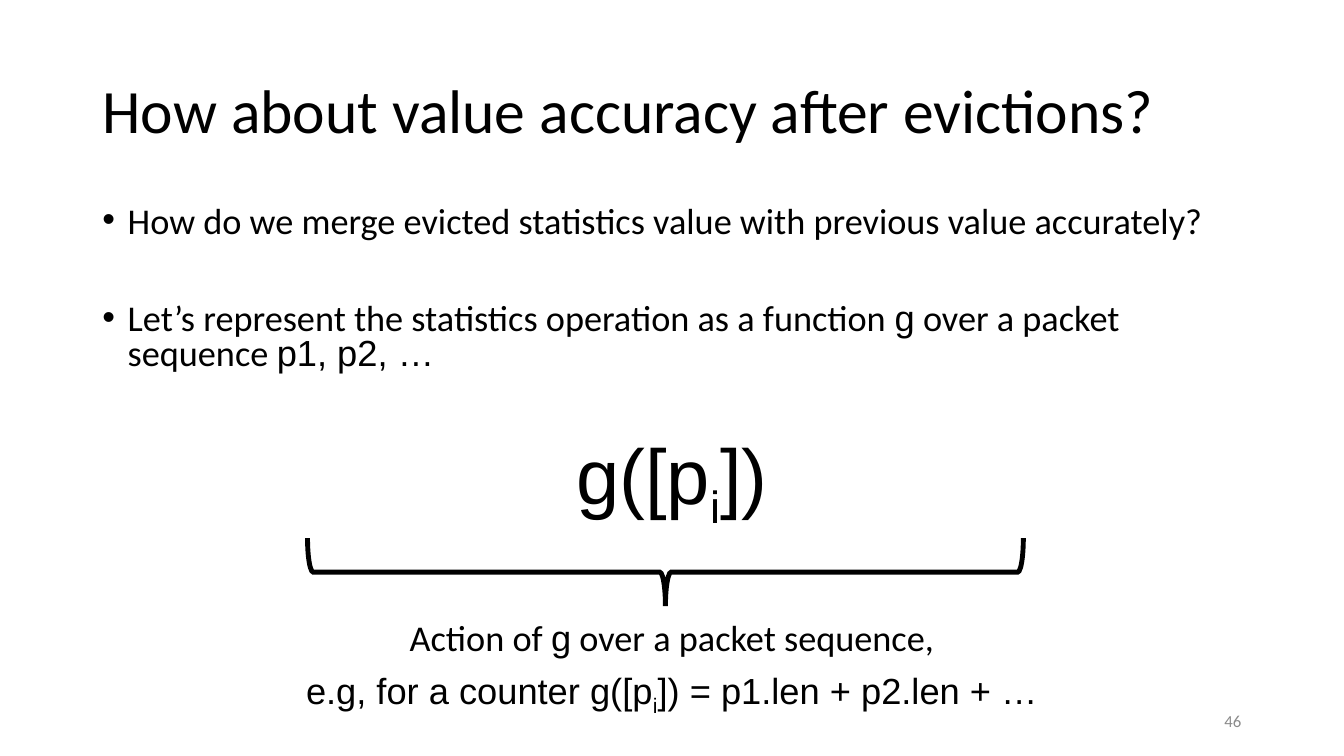
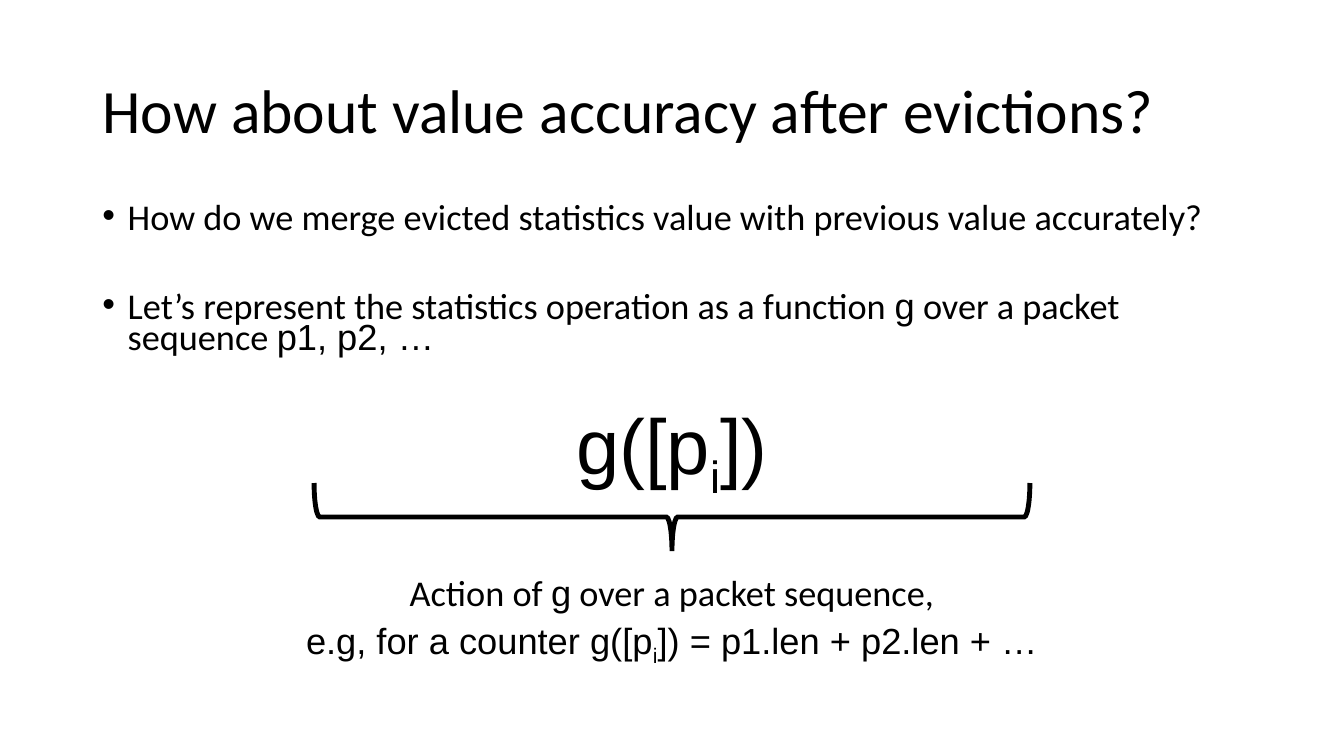
Before and after one commit to anirudhSK/pifo-domino-marple-ppts, a slide deck: slide 46 of uw_talk.pptx. Drawn at 1344x756 pixels with LibreOffice and Linux fonts; fonts in the diff are those of the drawing. Boxes give left, top, right and bottom in pixels: in the first picture for what was removed or moved away, otherwise in the second. Text is boxed around its words. In the diff, an @@ line names an element or a change of style, - is before the commit and + after.

```diff
--- a/uw_talk.pptx
+++ b/uw_talk.pptx
@@ text "How do we merge evicted ..." at box(128, 204, 1202, 661): line spacing 0.8 to 0.7 @@
@@ right brace: place and size @@
-right brace at box(307, 539, 1023, 606)
+right brace at box(314, 483, 1030, 551)
@@ page number removed at box(1224, 716, 1241, 727) @@
-46
```
Also in this commit, not shown: 16 other slides changed, 2 slides added, 1 slide removed.
